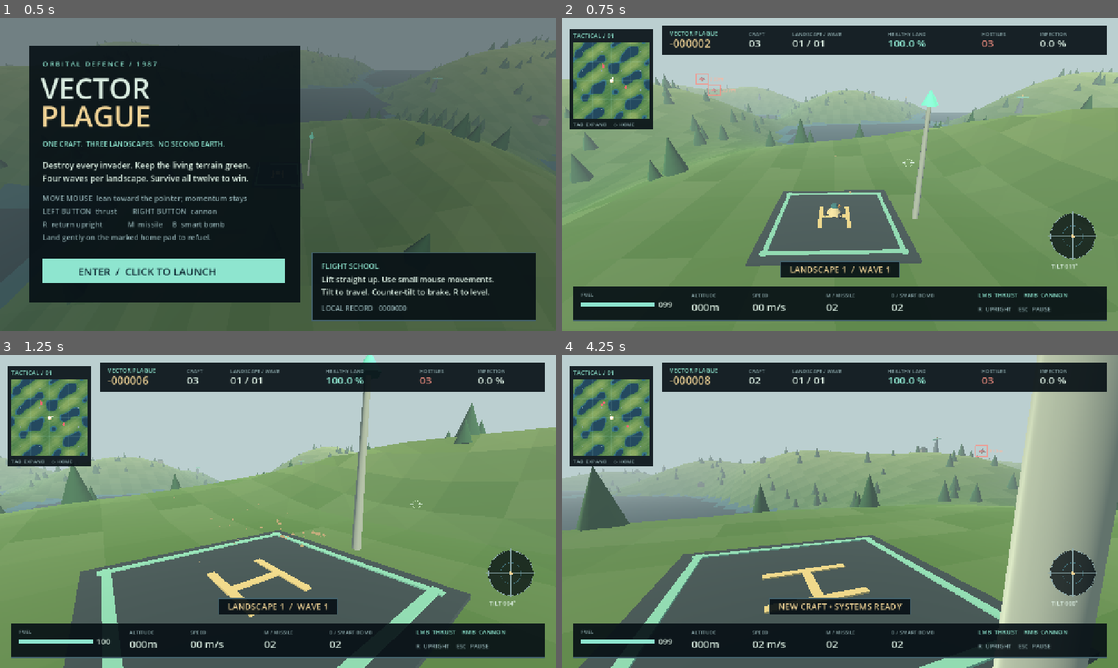
Above: before the commit, frames 1-4 (two rows, left to right).
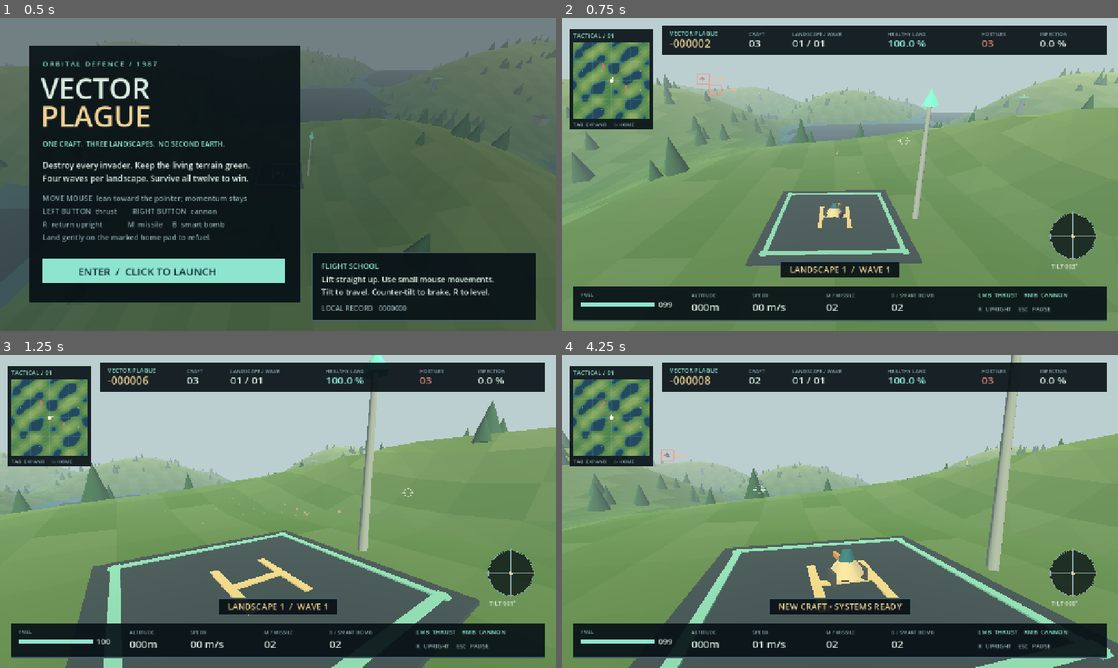
Above: after the commit, the same moments.

Repository: thokem74/V1ru3
Game: Godot game, scene res://scenes/main.tscn
The game is run twice, just before and just after one commit, with the same random seed, the same clock (stepped at 60 frames per second) and the same inputs.
Inputs (mouse positions are in pixels of both pictures, inside the frame that each line leads up to):
- Up to frame 1 (0.5 s): no input
- Up to frame 2 (0.75 s): tap Enter (start) at 0.5 s; move the mouse to (962, 158) at 0.52 s; hold D (right) from 0.53 s (still down); hold Right mouse button (fire) from 0.53 s (still down); tap R (center) at 0.6 s; click (962, 158) at 0.67 s
- Up to frame 3 (1.25 s): keep holding D (right); keep holding Right mouse button (fire)
- Up to frame 4 (4.25 s): move the mouse to (812, 511) at 1.27 s; release D (right) at 1.28 s; release Right mouse button (fire) at 1.28 s; hold A (left) 1.28-2.03 s; right-click (812, 511) at 1.35 s; click (812, 511) at 1.55 s; move the mouse to (851, 505) at 2.02 s; press the mouse at (851, 505) at 2.03 s; hold D (right) 2.03-3.53 s; tap R (center) at 2.3, 3.6 s; move the mouse to (834, 517) at 2.77 s; release the mouse at (834, 517) at 2.78 s; tap B (bomb) at 2.85 s; click (834, 517) at 2.92 s; right-click (834, 517) at 3.05 s; move the mouse to (878, 514) at 3.52 s; press the mouse at (878, 514) at 3.53 s; hold A (left) from 3.53 s (still down)

Frame 1 is identical in both runs. In frame 2, 0.8% of the frame differs, in the area x 0-100%, y 16-81%; in frame 3, 6.5%; in frame 4, 29%, in the area x 0-100%, y 0-100%.

Commit message:
first improvments

Diff:
--- a/scripts/player/lander_controller.gd
+++ b/scripts/player/lander_controller.gd
@@ -2,11 +2,15 @@
 extends Node3D
 signal player_died
 @export_group("Classic flight")
-@export var mouse_sensitivity := 0.38
+@export var mouse_sensitivity := 0.28
 @export var virtual_mouse_radius := 240.0
 @export var max_declination := 172.0
-@export var orientation_response := 18.0
-@export var orientation_damping := 7.0
+@export_range(0.0, 0.2) var mouse_deadzone := 0.04
+@export_range(1.0, 3.0) var tilt_curve := 1.5
+@export var orientation_response := 22.0
+@export var orientation_damping := 10.0
+@export var max_heading_rate := 85.0
+@export var max_tilt_rate := 100.0
 @export var gravity := 10.0
 @export var thrust_acceleration := 24.0
 @export var linear_drag := 0.12
@@ -41,6 +45,11 @@
  show(); shadow.show()
 func mouse_motion(relative: Vector2) -> void:
  virtual_mouse_offset=(virtual_mouse_offset+relative*mouse_sensitivity).limit_length(virtual_mouse_radius)
+func requested_tilt() -> float:
+ # A soft center gives precision for hovering/landing without losing full inversion.
+ var radius := virtual_mouse_offset.length()/virtual_mouse_radius
+ var travel := clampf((radius-mouse_deadzone)/(1.0-mouse_deadzone),0,1)
+ return deg_to_rad(max_declination)*pow(travel,tilt_curve)
 func step(dt: float) -> void:
  if not alive: return
  grace=maxf(0,grace-dt)
@@ -55,10 +64,12 @@
   virtual_mouse_offset=Vector2(-sin(direction),-cos(direction))*radius
   if radius<0.1: yaw-=turn*dt*1.6
  var target_yaw := yaw
- if virtual_mouse_offset.length()>0.5: target_yaw=atan2(-virtual_mouse_offset.x,-virtual_mouse_offset.y)
- var target_tilt := virtual_mouse_offset.length()/virtual_mouse_radius*deg_to_rad(max_declination)
+ if virtual_mouse_offset.length()>virtual_mouse_radius*mouse_deadzone: target_yaw=atan2(-virtual_mouse_offset.x,-virtual_mouse_offset.y)
+ var target_tilt := requested_tilt()
  yaw_velocity+=(angle_difference(yaw,target_yaw)*orientation_response-yaw_velocity*orientation_damping)*dt
  tilt_velocity+=((target_tilt-tilt)*orientation_response-tilt_velocity*orientation_damping)*dt
+ yaw_velocity=clampf(yaw_velocity,-deg_to_rad(max_heading_rate),deg_to_rad(max_heading_rate))
+ tilt_velocity=clampf(tilt_velocity,-deg_to_rad(max_tilt_rate),deg_to_rad(max_tilt_rate))
  yaw+=yaw_velocity*dt; tilt+=tilt_velocity*dt
  basis=Basis(Vector3.UP,yaw)*Basis(Vector3.RIGHT,-tilt)
  thrusting=Input.is_action_pressed("thrust") and fuel>0
--- a/scripts/ui/hud.gd
+++ b/scripts/ui/hud.gd
@@ -96,11 +96,11 @@
   var width := font.get_string_size(status,HORIZONTAL_ALIGNMENT_LEFT,-1,20).x
   panel(Rect2(640-width/2-20,560,width+40,38))
   text(Vector2(640-width/2,586),status,20,GOLD)
- # Virtual mouse instrument: the small inner ring is the safe landing attitude.
+ # Virtual mouse instrument: center dot marks the neutral input zone.
  var center := Vector2(1176,502)
  draw_circle(center,52,Color(0.02,0.05,0.07,0.75))
  draw_arc(center,51,0,TAU,48,MUTED,1)
- draw_arc(center,24,0,TAU,32,Color("416e76"),1)
+ draw_arc(center,50*p.mouse_deadzone,0,TAU,16,AQUA,1)
  draw_line(center-Vector2(56,0),center+Vector2(56,0),MUTED)
  draw_line(center-Vector2(0,56),center+Vector2(0,56),MUTED)
  draw_circle(center+p.virtual_mouse_offset/p.virtual_mouse_radius*50,4,GOLD)
--- a/tests/run_tests.gd
+++ b/tests/run_tests.gd
@@ -34,6 +34,19 @@
  check(absf(a.healthy()-(1.0-1.0/a.land_count))<0.000001,"Infection denominator is land only")
  a.infect(land_index,-100)
  check(a.infection[land_index]==0 and is_equal_approx(a.healthy(),1),"Infection clamps at zero")
+ var flight := LanderController.new()
+ flight.mouse_motion(Vector2(12,0))
+ check(flight.requested_tilt()==0,"Small mouse jitter stays upright inside the neutral zone")
+ flight.virtual_mouse_offset=Vector2.ZERO
+ flight.mouse_motion(Vector2(0,-100))
+ check(rad_to_deg(flight.requested_tilt())<6,"Ordinary mouse corrections produce gentle tilt")
+ var previous_tilt := 0.0
+ for radius in range(0,241,12):
+  flight.virtual_mouse_offset=Vector2(radius,0)
+  check(flight.requested_tilt()>=previous_tilt,"Tilt curve is monotonic")
+  previous_tilt=flight.requested_tilt()
+ check(is_equal_approx(rad_to_deg(previous_tilt),flight.max_declination),"Gentler control preserves full inversion range")
+ flight.free()
  var score := ScoreManager.new()
  score.cannon(); check(score.score==-1,"Cannon costs a point even at zero score")
  score.add(10001)
--- a/tests/smoke_test.gd
+++ b/tests/smoke_test.gd
@@ -26,6 +26,15 @@
  check(game.mode=="playing","Resume restores gameplay")
  if DisplayServer.get_name()!="headless": check(Input.mouse_mode==Input.MOUSE_MODE_CAPTURED,"Resume captures mouse")
  var p: LanderController=game.player
+ p.mouse_motion(Vector2(12,0))
+ for i in range(30): p.step(1.0/60)
+ check(absf(p.yaw)<0.001 and absf(p.tilt)<0.001,"Mouse jitter cannot spin or tilt the craft near neutral")
+ p.virtual_mouse_offset=Vector2(240,0)
+ for i in range(60):
+  p.step(1.0/60)
+  check(absf(p.yaw_velocity)<=deg_to_rad(p.max_heading_rate)+0.001,"Heading speed remains bounded on abrupt mouse input")
+ check(absf(p.tilt)<p.requested_tilt(),"Damped orientation approaches its target without overshoot")
+ p.respawn()
  p.fuel=50
  for i in range(60): p.step(1.0/60)
  check(p.fuel>69 and p.landed,"Safe pad refuels at 20 per second")
Not shown, changed: README.md
